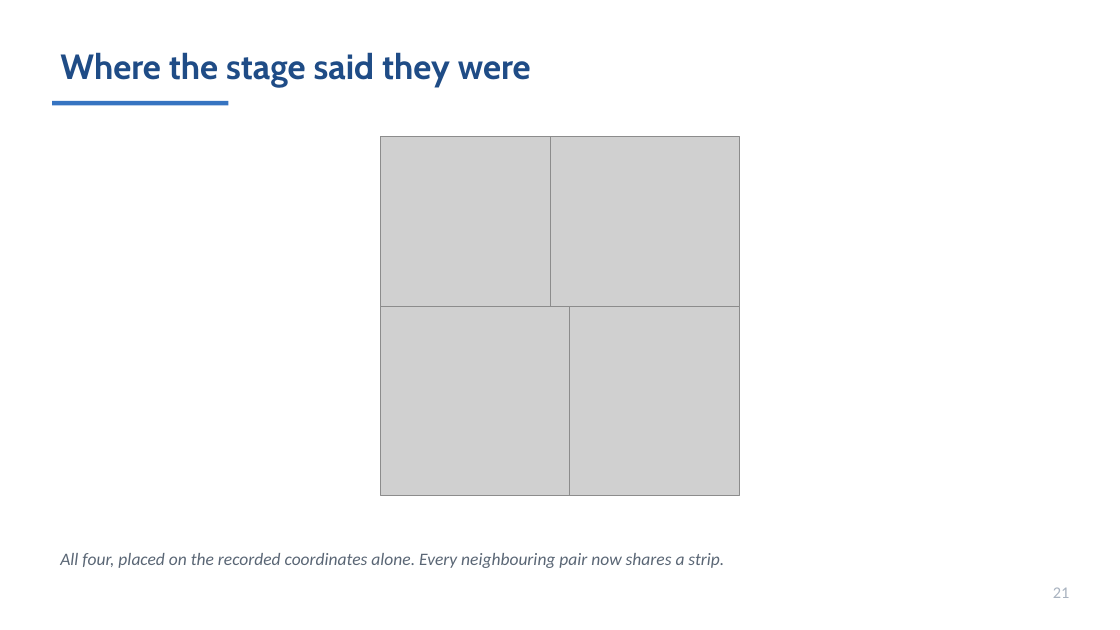
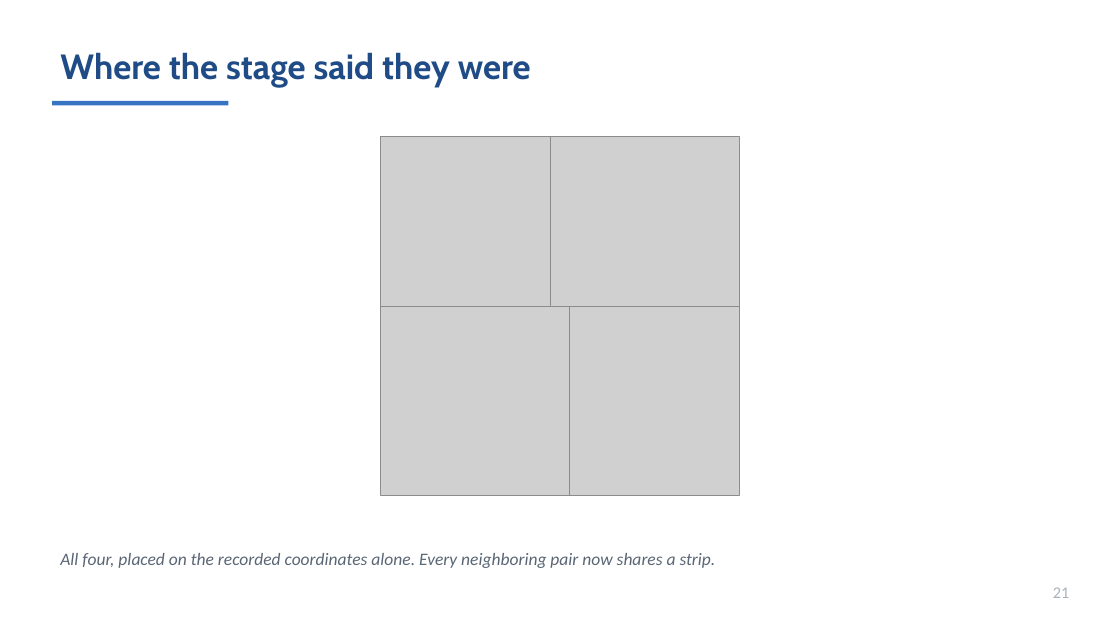
Before and after one commit to MichaelSNelson/BINA-I2K-2026-QuPath-Extensions, a slide deck: slide 21 of I2K_2026_QuPath_Extensions.pptx. Drawn at 1120x630 pixels with LibreOffice and Linux fonts; fonts in the diff are those of the drawing; grey boxes stand for pictures. Boxes give left, top, right and bottom in pixels: in the first picture for what was removed or moved away, otherwise in the second. Text is boxed around its words. In the diff, an @@ line names an element or a change of style, - is before the commit and + after.

```diff
--- a/I2K_2026_QuPath_Extensions.pptx
+++ b/I2K_2026_QuPath_Extensions.pptx
@@ text at [60,553,716,568]: text changed @@
-All four, placed on the recorded coordinates alone. Every neighbouring pair now shares a strip.
+All four, placed on the recorded coordinates alone. Every neighboring pair now shares a strip.
```
Also in this commit, not shown: 18 other slides changed, 22 other files.
